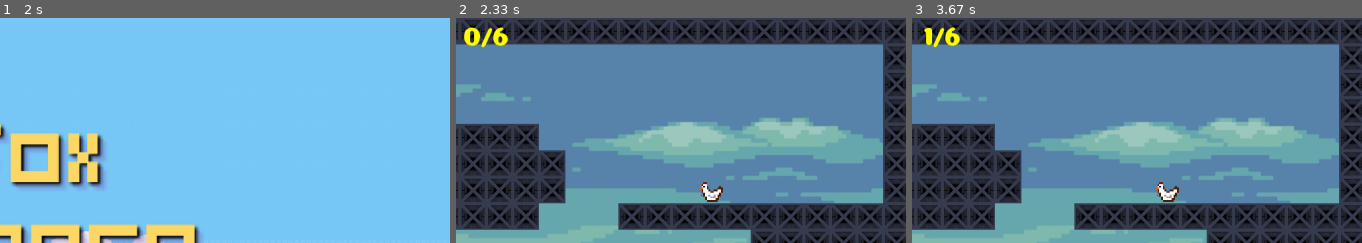
Above: before the commit, frames 1-3 (left to right).
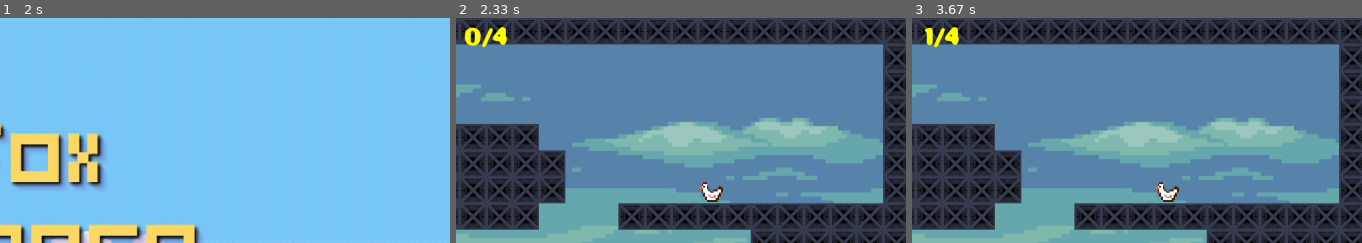
Above: after the commit, the same moments.

Repository: arcanjob/Fox-a-raposa
Game: pygame game, started from INICIALIZA_AQUI_.py
The game is run twice, just before and just after one commit, with the same random seed, the same clock (stepped at 60 frames per second) and the same inputs.
Inputs:
- Up to frame 1 (2 s): hold Right 0.33-0.8 s; hold Up 0.83-1.13 s; hold Right 1.17-1.63 s; hold Left from 1.67 s (still down)
- Up to frame 2 (2.33 s): release Left at 2.2 s; hold Down from 2.23 s (still down)
- Up to frame 3 (3.67 s): release Down at 2.53 s; hold Left 2.57-2.97 s; hold Up 3-3.37 s; hold Right from 3.4 s (still down)
The pictures show only the part of the screen within x 47-97%, y 0-50%; the shares and areas given below are measured in that part.

Frame 1 is identical in both runs. In frame 2, 0.3% of the frame differs, in the area x 1-12%, y 4-13%; in frame 3, 0.3%.

Commit message:
arrumando a exibicao dos pontos

Diff:
--- a/Corpo_do_jogo.py
+++ b/Corpo_do_jogo.py
@@ -208,7 +208,7 @@
             texto_rect.bottomleft = (10, altura - 10) #posiciona o texto
             janela.blit(perfil_texto, texto_rect) #coloca o texto na tela
 
-            perfil_texto = fonte_pontos.render("{:.0f}/{:.0f}".format(pontos, 6), True, amarelo)  #diz quantas de quantas galinhas a pessoa já pegou
+            perfil_texto = fonte_pontos.render("{:.0f}/{:.0f}".format(pontos, n_galinhas), True, amarelo)  #diz quantas de quantas galinhas a pessoa já pegou
             texto_rect = perfil_texto.get_rect()
             texto_rect.midtop = (largura / 2,  10) #posiciona o texto
             janela.blit(perfil_texto, texto_rect) #coloca o texto na tela
